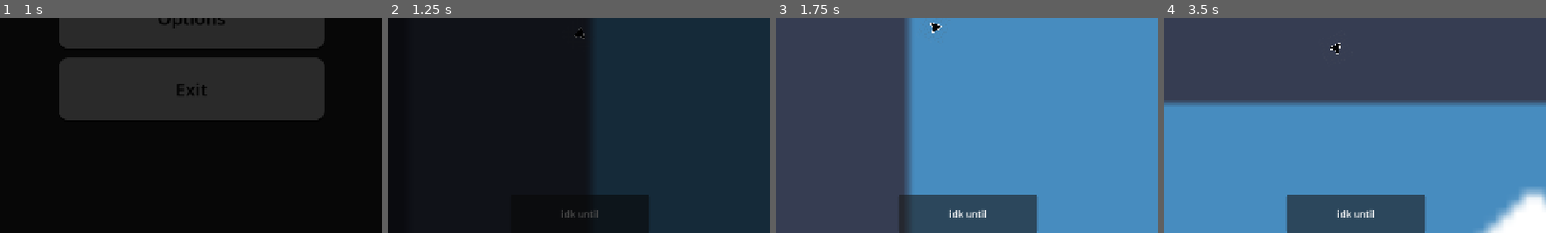
Above: before the commit, frames 1-4 (left to right).
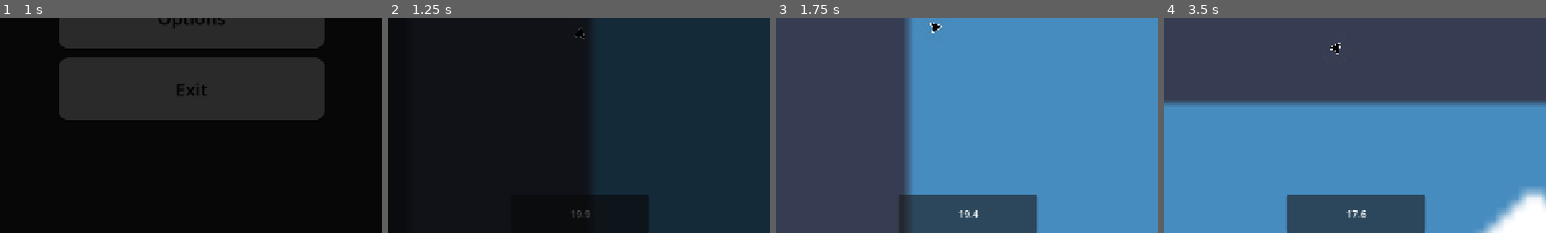
Above: after the commit, the same moments.

Repository: kokiheey/game-jam-repo
Game: Godot game, scene res://Scenes/main_menu.tscn
Two runs of this game, one before a commit and one after it. Both use one fixed random seed, a clock stepped at 60 frames per second and the inputs below. The engine's default icon, where the game draws it, is replaced by a stand-in: a white triangle on a blue panel in a dark square.
Inputs (mouse positions are % of the whole screen's width and height, from its top left):
- Up to frame 1 (1 s): click "Start game" at 0.5 s
- Up to frame 2 (1.25 s): no input
- Up to frame 3 (1.75 s): move the mouse to (72, 45) at 1.27 s; hold W (moveForward) from 1.28 s (still down)
- Up to frame 4 (3.5 s): move the mouse to (30, 55) at 2.02 s; release W (moveForward) at 2.03 s; move the mouse to (60, 28) at 2.77 s; hold W (moveForward) from 2.78 s (still down)
The pictures show only the part of the screen within x 25-75%, y 50-100%; the shares and areas given below are measured in that part.

Frame 1 is identical in both runs. In frame 2, 0.1% of the frame differs, in the area x 45-55%, y 89-93%; in frame 3, 0.3%; in frame 4, 0.3%.

Commit message:
Add ui timer

Diff:
--- a/gmtk2026/Scenes/game.tscn
+++ b/gmtk2026/Scenes/game.tscn
@@ -9,6 +9,9 @@
 
 [node name="Game" type="Node2D" unique_id=794815185]
 script = ExtResource("1_wrm1d")
+
+[node name="MissionTimer" type="Timer" parent="." unique_id=1495338434]
+one_shot = true
 
 [node name="Icon" type="Sprite2D" parent="." unique_id=147276396]
 position = Vector2(864.00006, 248.00003)
--- a/gmtk2026/Scenes/game_ui.tscn
+++ b/gmtk2026/Scenes/game_ui.tscn
@@ -1,4 +1,6 @@
 [gd_scene format=3 uid="uid://d28xesm83e88m"]
+
+[ext_resource type="Script" uid="uid://dcmaqwfi2hp44" path="res://Scripts/game_ui.gd" id="1_gek4i"]
 
 [node name="GameUI" type="Control" unique_id=1239942877]
 layout_mode = 3
@@ -7,6 +9,7 @@
 anchor_bottom = 1.0
 grow_horizontal = 2
 grow_vertical = 2
+script = ExtResource("1_gek4i")
 
 [node name="CountdownPanel" type="Panel" parent="." unique_id=1210577789]
 layout_mode = 1
@@ -21,7 +24,7 @@
 grow_horizontal = 2
 grow_vertical = 0
 
-[node name="Label" type="Label" parent="CountdownPanel" unique_id=1705781480]
+[node name="TimeLabel" type="Label" parent="CountdownPanel" unique_id=1705781480]
 layout_mode = 1
 anchors_preset = 8
 anchor_left = 0.5
@@ -34,4 +37,5 @@
 offset_bottom = 11.5
 grow_horizontal = 2
 grow_vertical = 2
-text = "idk until"
+horizontal_alignment = 1
+vertical_alignment = 1
--- a/gmtk2026/Scripts/game.gd
+++ b/gmtk2026/Scripts/game.gd
@@ -1,17 +1,24 @@
 extends Node2D
 
-@onready var PAUSE_MENU = $GUI/PauseMenu
+@export var MISSION_TIME : float = 20
+
+@onready var PAUSE_MENU    : Control = $GUI/PauseMenu
+@onready var GAME_UI       : Control = $GUI/GameUI
+@onready var MISSION_TIMER : Timer   = $MissionTimer
 
 var paused : bool = false
 
-# Called when the node enters the scene tree for the first time.
 func _ready() -> void:
-	pass # Replace with function body.
+	MISSION_TIMER.wait_time = MISSION_TIME
+	MISSION_TIMER.start()
 
-# Called every frame. 'delta' is the elapsed time since the previous frame.
 func _process(delta: float) -> void:
+	print(MISSION_TIMER.time_left)
+	GAME_UI.update_time(MISSION_TIMER.time_left)
+
 	if Input.is_action_just_pressed("Pause"):
 		pause_menu()
+
 
 func pause_menu():
 	paused = !paused
--- /dev/null
+++ b/gmtk2026/Scripts/game_ui.gd
@@ -0,0 +1,14 @@
+extends Control
+
+@onready var TIME_LABEL = $CountdownPanel/TimeLabel
+
+# Called when the node enters the scene tree for the first time.
+func _ready() -> void:
+	pass # Replace with function body.
+
+func update_time(time : float) -> void:
+	TIME_LABEL.text = str(snapped(time, 0.1))
+
+# Called every frame. 'delta' is the elapsed time since the previous frame.
+func _process(delta: float) -> void:
+	pass
Not shown, added: gmtk2026/Scripts/game_ui.gd.uid
